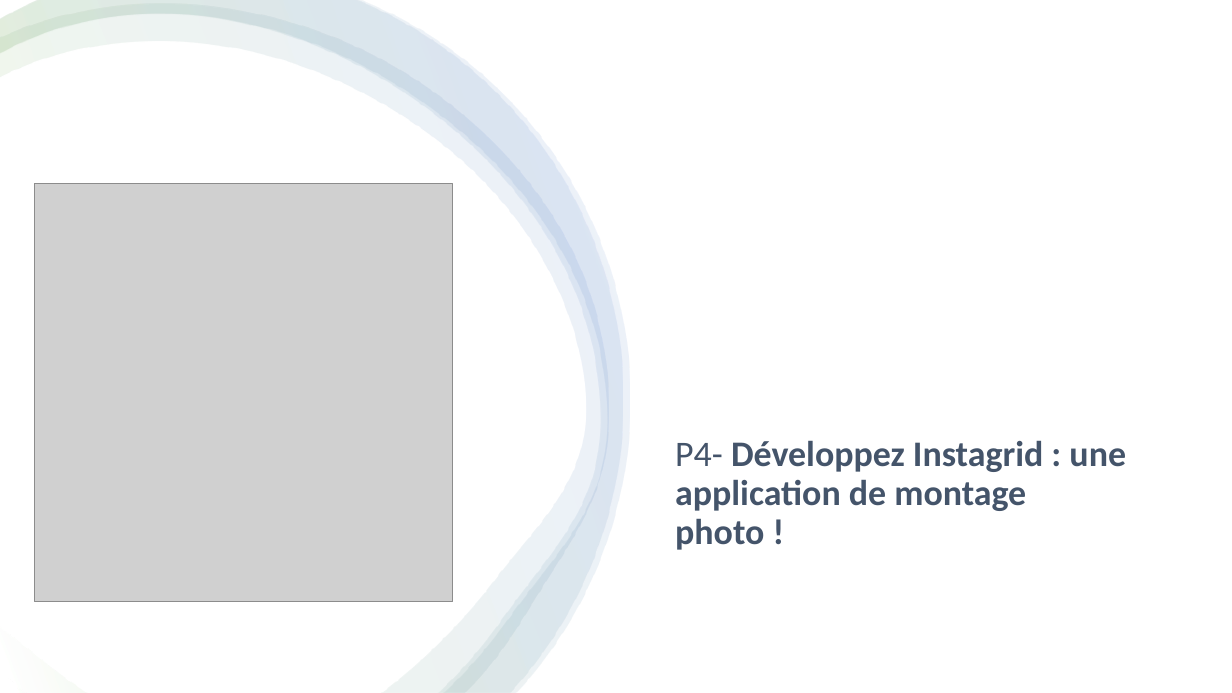
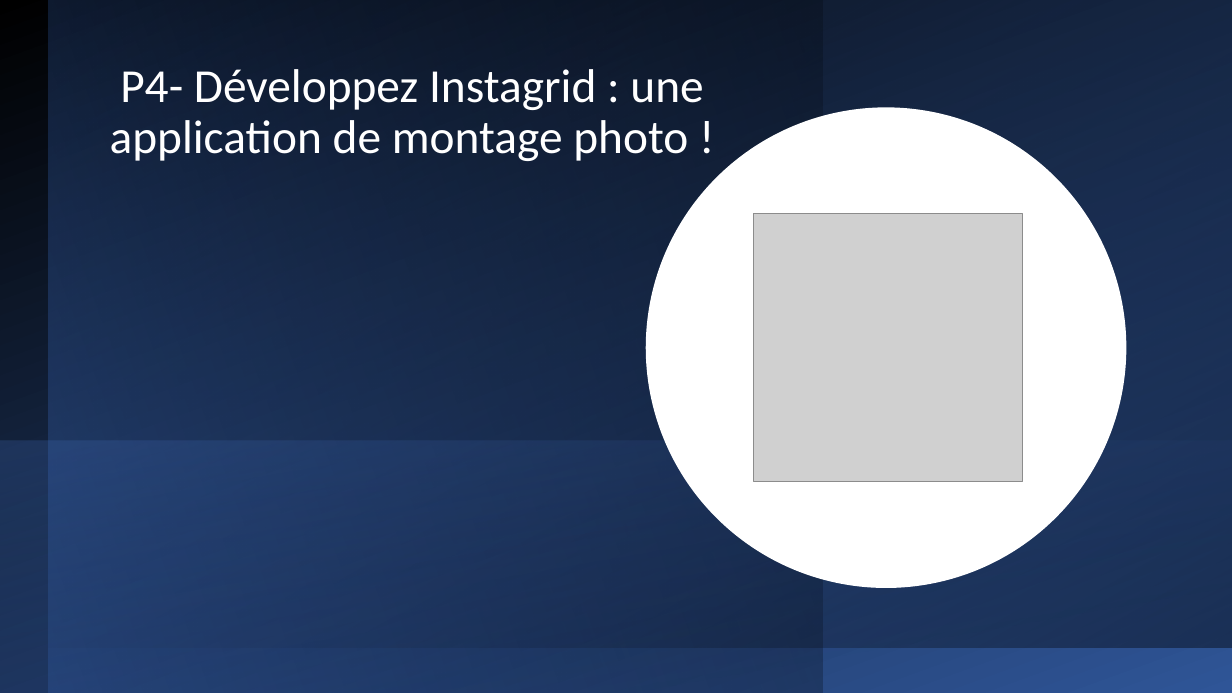
Before and after one commit to yoan8306/P4-Instagrid, a slide deck: slide 1 of p4_soussand_yoan/Présentation1.pptx. Drawn at 1232x693 pixels with LibreOffice and Linux fonts; fonts in the diff are those of the drawing; grey boxes stand for pictures. Boxes give left, top, right and bottom in pixels: in the first picture for what was removed or moved away, otherwise in the second. Text is boxed around its words. In the diff, an @@ line names an element or a change of style, - is before the commit and + after.

```diff
--- a/p4_soussand_yoan/Présentation1.pptx
+++ b/p4_soussand_yoan/Présentation1.pptx
@@ rectangle at bbox=[0, 0, 1232, 693]: fill #FFFFFF to gradient #000000 to #2F5597; mirrored @@
@@ freeform shape removed at bbox=[0, 4, 609, 693] @@
@@ freeform shape removed at bbox=[0, 0, 623, 693] @@
@@ freeform shape removed at bbox=[0, 0, 630, 692] @@
@@ title "P4- Développez Instagrid : une ...": place and size @@
-title "P4- Développez Instagrid : une ..." at bbox=[675, 440, 1126, 550]
+title "P4- Développez Instagrid : une ..." at bbox=[110, 69, 703, 161]
@@ title "P4- Développez Instagrid : une ..." at bbox=[110, 69, 703, 161]: size 28 to 36.9 pt, text colour #44546A to #FFFFFF, bold off; alignment left to centre; vertical alignment top to bottom @@
@@ rectangle added at bbox=[49, 0, 823, 693], fill gradient #2F5597 to #000000 @@
@@ rectangle added at bbox=[49, 0, 1232, 648], fill gradient #4472C4 to #000000 @@
@@ ellipse added at bbox=[646, 107, 1127, 588], fill #FFFFFF @@
@@ picture: place and size @@
-picture at bbox=[34, 184, 453, 603]
+picture at bbox=[754, 213, 1022, 482]
@@ rectangle added at bbox=[0, 439, 1232, 693], fill gradient #4472C4 to #203864 @@
```
Also in this commit, not shown: 4 slides added, 31 other files.
